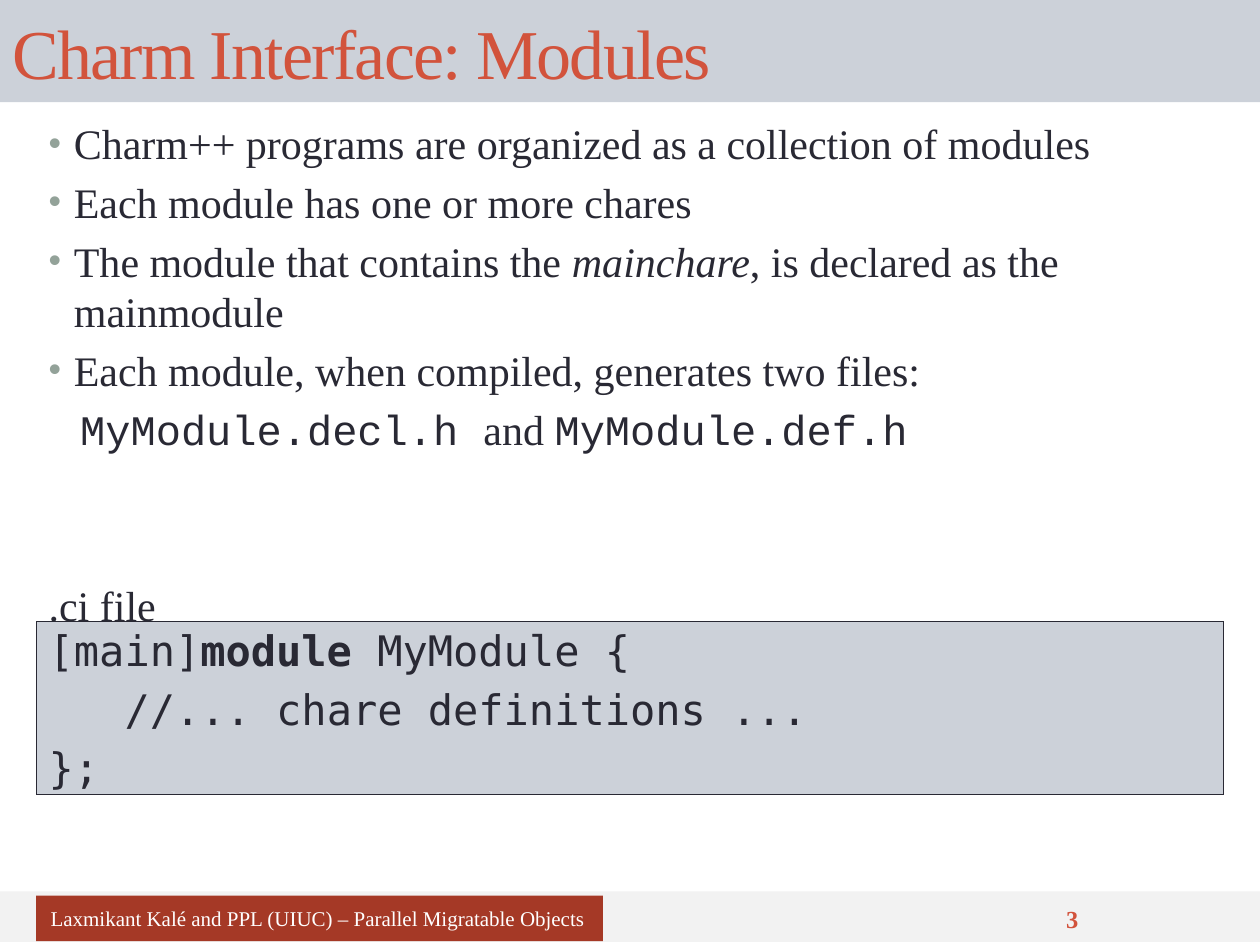
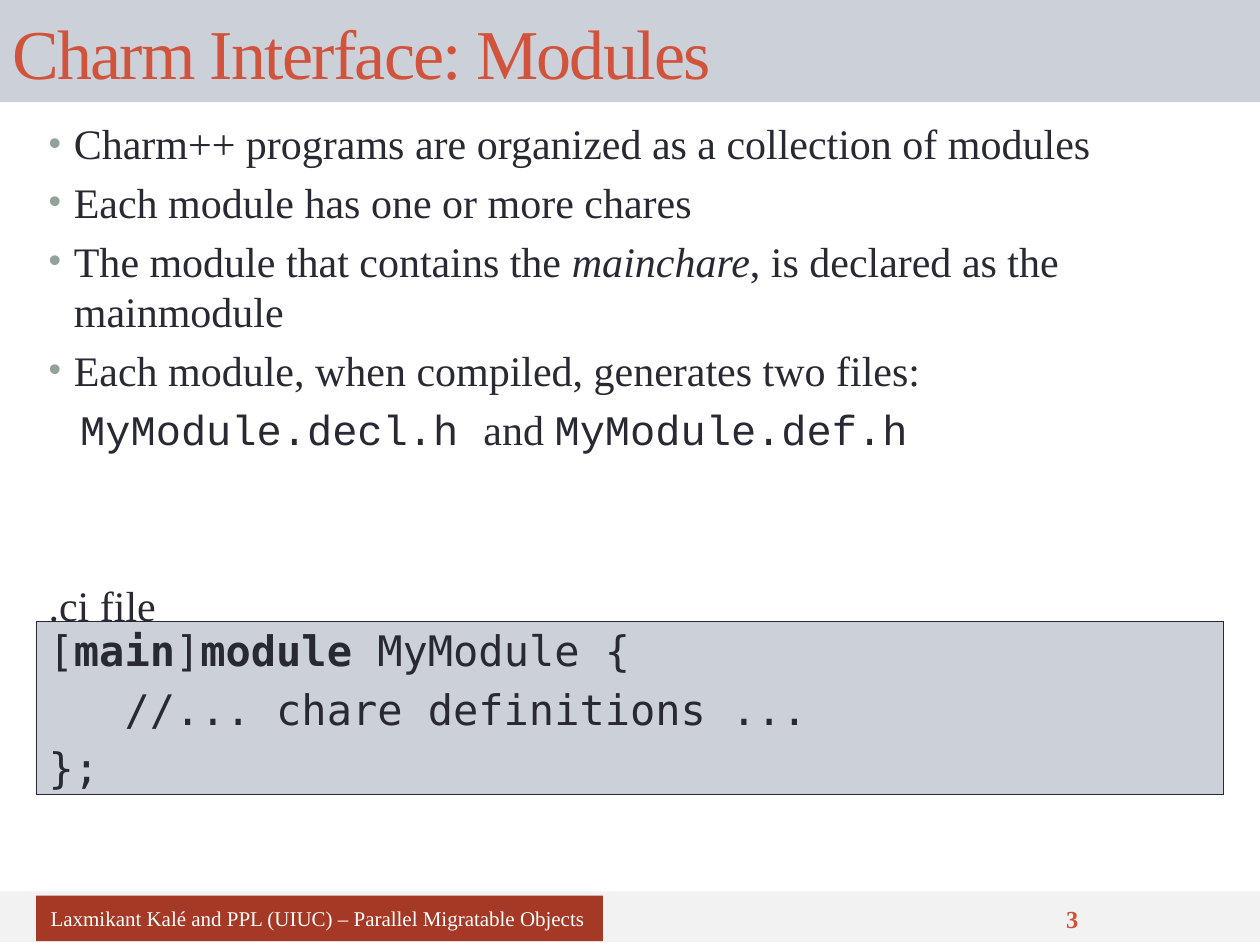
Before and after one commit to UIUC-PPL/charm_tutorial, a slide deck: slide 3 of tutorial-04-charm_basics.pptx. Drawn at 1260x945 pixels with LibreOffice and Linux fonts; fonts in the diff are those of the drawing. Boxes give left, top, right and bottom in pixels: in the first picture for what was removed or moved away, otherwise in the second. Text is boxed around its words. In the diff, an @@ line names an element or a change of style, - is before the commit and + after.

```diff
--- a/tutorial-04-charm_basics.pptx
+++ b/tutorial-04-charm_basics.pptx
@@ text at (49,632,579,675): bold on in "[main]module" @@
```
Also in this commit, not shown: 9 other slides changed, 4 other files.
